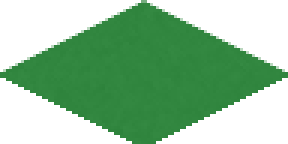
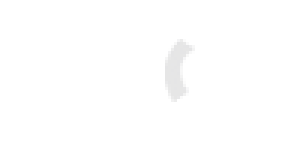
Layered file, before and after one edit (288×144). Changes by layer:
added layer "Paved Line Overlay" (10%) above "Paved Line" over [0, 0, 288, 144]
added group "Paved Line" with 6 layers above "Concrete" over [93, 39, 195, 102]
added layer "Rounded Right" in group "Paved Line" over [165, 39, 195, 102]
showed "Pavement" over [0, 0, 288, 144]
showed "Dirt" over [0, 0, 288, 144]
hid group "Masks" (19 layers) over [0, 0, 288, 144]
